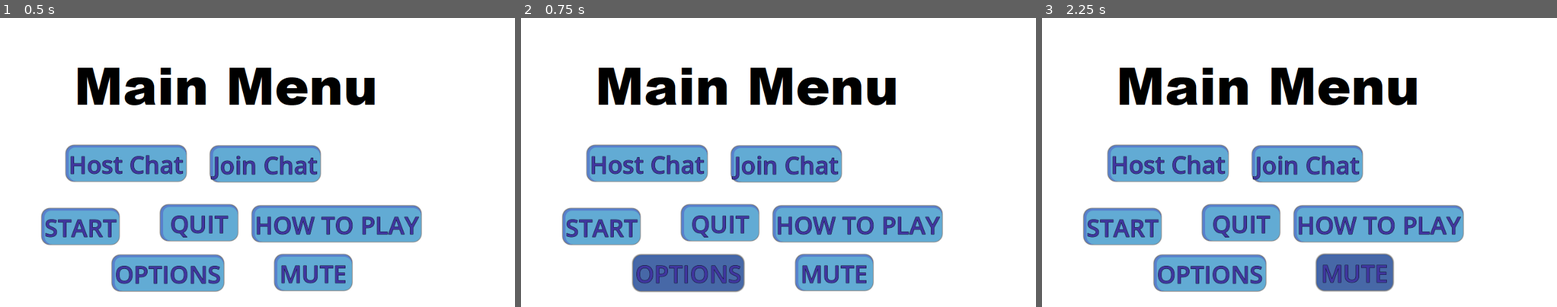
Above: before the commit, frames 1-3 (left to right).
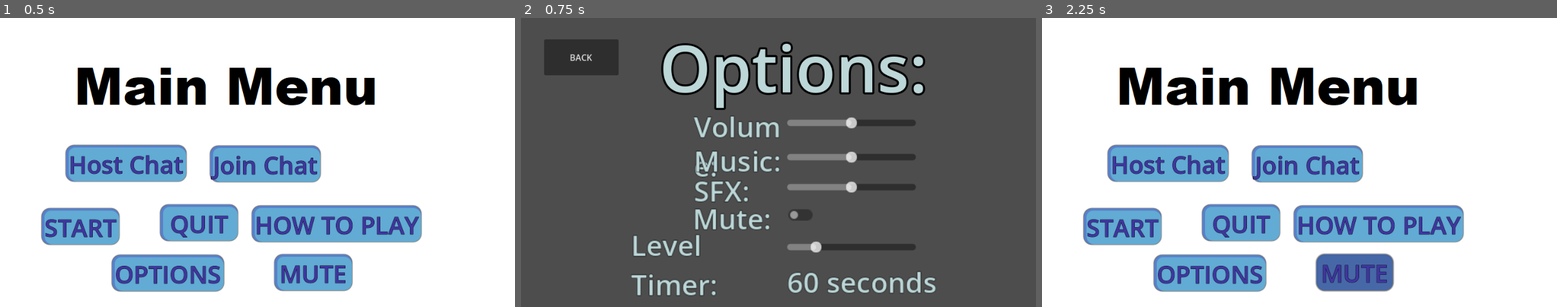
Above: after the commit, the same moments.

Repository: ickmiester/MooseTemplate
Game: Godot game, scene res://scenes/main_menu.tscn
Same seed, same stepped clock (60 frames per second), same inputs: the game is played once before the commit and once after it.
Inputs (mouse positions are in pixels of both pictures, inside the frame that each line leads up to):
- Up to frame 1 (0.5 s): no input
- Up to frame 2 (0.75 s): click "OPTIONS" at 0.5 s
- Up to frame 3 (2.25 s): click (1103, 58) at 1.25 s, where only the run after the commit has a clickable "BACK"; click "MUTE" at 2 s

Frame 1 is identical in both runs. In frame 2, 100% of the frame differs, in the area x 0-100%, y 0-100%; in frame 3, nothing differs.

Commit message:
added basic options screen

Diff:
--- a/scenes/game.tscn
+++ b/scenes/game.tscn
@@ -1,14 +1,14 @@
-[gd_scene load_steps=5 format=3 uid="uid://cg64tss28lfvx"]
+[gd_scene format=3 uid="uid://cg64tss28lfvx"]
 
 [ext_resource type="Script" uid="uid://c7fatcaoii3ms" path="res://scenes/game.gd" id="1_ci6ca"]
 [ext_resource type="PackedScene" uid="uid://k2f2m56ajwsd" path="res://scenes/MooseButton.tscn" id="2_yqjtg"]
 [ext_resource type="PackedScene" uid="uid://bppvwd6a86q8j" path="res://scenes/TopDownRPG/Player.tscn" id="3_lnu2h"]
 [ext_resource type="PackedScene" uid="uid://cnt6eb5ga21b2" path="res://scenes/TopDownRPG/Obstacle.tscn" id="4_lbhrr"]
 
-[node name="Game" type="Node2D"]
+[node name="Game" type="Node2D" unique_id=1417246659]
 script = ExtResource("1_ci6ca")
 
-[node name="WinButton" parent="." instance=ExtResource("2_yqjtg")]
+[node name="WinButton" parent="." unique_id=1098440713 instance=ExtResource("2_yqjtg")]
 offset_left = 145.0
 offset_top = 294.0
 offset_right = 284.0
@@ -17,7 +17,7 @@
 "
 metadata/_edit_use_anchors_ = true
 
-[node name="LoseButton" parent="." instance=ExtResource("2_yqjtg")]
+[node name="LoseButton" parent="." unique_id=504500289 instance=ExtResource("2_yqjtg")]
 offset_left = 353.0
 offset_top = 292.0
 offset_right = 492.0
@@ -25,14 +25,14 @@
 text = "LOSE"
 metadata/_edit_use_anchors_ = true
 
-[node name="CharacterBody2D" parent="." node_paths=PackedStringArray("SpawnLocation") instance=ExtResource("3_lnu2h")]
+[node name="CharacterBody2D" parent="." unique_id=1771965010 node_paths=PackedStringArray("SpawnLocation") instance=ExtResource("3_lnu2h")]
 SpawnLocation = NodePath("../Node2D")
 gameOverScene = ""
 
-[node name="Node2D" type="Node2D" parent="."]
+[node name="Node2D" type="Node2D" parent="." unique_id=1900434335]
 position = Vector2(637, 331)
 
-[node name="Obstacle" parent="." instance=ExtResource("4_lbhrr")]
+[node name="Obstacle" parent="." unique_id=1934048687 instance=ExtResource("4_lbhrr")]
 position = Vector2(805, 131)
 
 [connection signal="pressed" from="WinButton" to="." method="_on_win_button_pressed"]
--- /dev/null
+++ b/scenes/game_options.gd
@@ -0,0 +1,46 @@
+extends Node2D
+
+
+# Called when the node enters the scene tree for the first time.
+func _ready() -> void:
+	$MusicSlider.value = MooseAudio.MusicVolume
+	$VolumeSlider.value = MooseAudio.MasterVolume
+	$SFXSlider.value = MooseAudio.SoundVolume
+	$MuteButton.button_pressed = MooseAudio.GlobalMute
+	$TimeSlider.value = Global.LevelTime;
+	_on_time_slider_value_changed($TimeSlider.value)
+	pass # Replace with function body.
+
+# Called every frame. 'delta' is the elapsed time since the previous frame.
+func _process(delta: float) -> void:
+	pass
+
+
+func _on_back_button_pressed() -> void:
+	Global.LoadScene(Enums.Scenes.MainMenu)
+
+func _on_music_slider_value_changed(value: float) -> void:
+	MooseAudio.MusicVolume = $MusicSlider.value
+	MooseAudio.UpdateVolume()
+	pass # Replace with function body.
+
+func _on_sfx_slider_value_changed(value: float) -> void:
+	MooseAudio.SoundVolume = $SFXSlider.value
+	MooseAudio.UpdateVolume()
+	pass # Replace with function body.
+
+func _on_volume_slider_value_changed(value: float) -> void:
+	MooseAudio.MasterVolume = $VolumeSlider.value
+	MooseAudio.UpdateVolume()
+	pass # Replace with function body.
+
+func _on_mute_button_pressed() -> void:
+	MooseAudio.Mute(!MooseAudio.GlobalMute)
+	$MuteButton.button_pressed = MooseAudio.GlobalMute
+	pass # Replace with function body.
+
+
+func _on_time_slider_value_changed(value: float) -> void:
+	Global.LevelTime = int($TimeSlider.value)
+	$TimeSlider/TimeNumber.text = str(int($TimeSlider.value)) + " seconds"
+	pass # Replace with function body.
--- /dev/null
+++ b/scenes/game_options.tscn
@@ -0,0 +1,185 @@
+[gd_scene format=3 uid="uid://c7dqqnjvsymxo"]
+
+[ext_resource type="Script" uid="uid://cacvkhnh75ygj" path="res://scenes/game_options.gd" id="1_2lhe5"]
+[ext_resource type="PackedScene" uid="uid://k2f2m56ajwsd" path="res://scenes/MooseButton.tscn" id="3_1ow7r"]
+
+[node name="GameOptions" type="Node2D" unique_id=1175619213]
+script = ExtResource("1_2lhe5")
+
+[node name="RichTextLabel" type="RichTextLabel" parent="." unique_id=685644305]
+offset_left = 144.0
+offset_top = 8.0
+offset_right = 872.0
+offset_bottom = 163.0
+theme_override_colors/default_color = Color(0.7411765, 0.84313726, 0.84705883, 1)
+theme_override_colors/font_outline_color = Color(0, 0, 0, 1)
+theme_override_colors/font_shadow_color = Color(0.27022192, 0.27022192, 0.2702219, 0)
+theme_override_constants/shadow_outline_size = 15
+theme_override_constants/outline_size = 15
+theme_override_font_sizes/normal_font_size = 122
+text = "Options:"
+fit_content = true
+horizontal_alignment = 1
+
+[node name="NextButton" parent="." unique_id=1969652404 instance=ExtResource("3_1ow7r")]
+visible = false
+offset_left = 256.0
+offset_top = 704.0
+offset_right = 395.0
+offset_bottom = 771.0
+theme = null
+text = "NEXT"
+
+[node name="BackButton" parent="." unique_id=879970091 instance=ExtResource("3_1ow7r")]
+offset_left = 43.0
+offset_top = 40.0
+offset_right = 182.0
+offset_bottom = 107.0
+theme = null
+text = "BACK"
+
+[node name="VolumeSlider" type="HSlider" parent="." unique_id=121360697]
+offset_left = 496.0
+offset_top = 160.0
+offset_right = 656.0
+offset_bottom = 208.0
+scale = Vector2(1.5, 1.5)
+size_flags_horizontal = 3
+size_flags_vertical = 2
+max_value = 1.0
+step = 0.05
+ticks_on_borders = true
+
+[node name="SliderLabel" type="RichTextLabel" parent="VolumeSlider" unique_id=283770366]
+layout_mode = 0
+offset_left = -116.0
+offset_top = 4.0
+offset_right = 4.0
+offset_bottom = 60.0
+theme_override_colors/default_color = Color(0.7411765, 0.84313726, 0.84705883, 1)
+theme_override_colors/font_outline_color = Color(0, 0, 0, 1)
+theme_override_colors/font_shadow_color = Color(0.27022192, 0.27022192, 0.2702219, 0)
+theme_override_constants/outline_size = 2
+theme_override_font_sizes/normal_font_size = 35
+text = "Volume:"
+fit_content = true
+
+[node name="MusicSlider" type="HSlider" parent="." unique_id=349847820]
+offset_left = 496.0
+offset_top = 224.0
+offset_right = 656.0
+offset_bottom = 272.0
+scale = Vector2(1.5, 1.5)
+size_flags_horizontal = 3
+size_flags_vertical = 2
+max_value = 1.0
+step = 0.05
+ticks_on_borders = true
+
+[node name="SliderLabel" type="RichTextLabel" parent="MusicSlider" unique_id=1853158107]
+layout_mode = 0
+offset_left = -116.0
+offset_top = 4.0
+offset_right = 4.0
+offset_bottom = 60.0
+theme_override_colors/default_color = Color(0.7411765, 0.84313726, 0.84705883, 1)
+theme_override_colors/font_outline_color = Color(0, 0, 0, 1)
+theme_override_colors/font_shadow_color = Color(0.27022192, 0.27022192, 0.2702219, 0)
+theme_override_constants/outline_size = 2
+theme_override_font_sizes/normal_font_size = 35
+text = "Music:"
+fit_content = true
+
+[node name="SFXSlider" type="HSlider" parent="." unique_id=1685695372]
+offset_left = 496.0
+offset_top = 280.0
+offset_right = 656.0
+offset_bottom = 328.0
+scale = Vector2(1.5, 1.5)
+size_flags_horizontal = 3
+size_flags_vertical = 2
+max_value = 1.0
+step = 0.05
+ticks_on_borders = true
+
+[node name="SliderLabel" type="RichTextLabel" parent="SFXSlider" unique_id=401023382]
+layout_mode = 0
+offset_left = -116.0
+offset_top = 4.0
+offset_right = 4.0
+offset_bottom = 60.0
+theme_override_colors/default_color = Color(0.7411765, 0.84313726, 0.84705883, 1)
+theme_override_colors/font_outline_color = Color(0, 0, 0, 1)
+theme_override_colors/font_shadow_color = Color(0.27022192, 0.27022192, 0.2702219, 0)
+theme_override_constants/outline_size = 2
+theme_override_font_sizes/normal_font_size = 35
+text = "SFX:"
+fit_content = true
+
+[node name="MuteButton" type="CheckButton" parent="." unique_id=1981695166]
+offset_left = 488.0
+offset_top = 344.0
+offset_right = 532.0
+offset_bottom = 376.0
+scale = Vector2(1.5, 1.5)
+
+[node name="ButtonLabel" type="RichTextLabel" parent="MuteButton" unique_id=1715718752]
+layout_mode = 0
+offset_left = -112.0
+offset_top = -4.0
+offset_right = 8.0
+offset_bottom = 52.0
+theme_override_colors/default_color = Color(0.7411765, 0.84313726, 0.84705883, 1)
+theme_override_colors/font_outline_color = Color(0, 0, 0, 1)
+theme_override_colors/font_shadow_color = Color(0.27022192, 0.27022192, 0.2702219, 0)
+theme_override_constants/outline_size = 2
+theme_override_font_sizes/normal_font_size = 35
+text = "Mute:"
+fit_content = true
+
+[node name="TimeSlider" type="HSlider" parent="." unique_id=815061956]
+offset_left = 496.0
+offset_top = 392.0
+offset_right = 656.0
+offset_bottom = 440.0
+scale = Vector2(1.5, 1.5)
+size_flags_horizontal = 3
+size_flags_vertical = 2
+min_value = 30.0
+max_value = 180.0
+step = 15.0
+value = 60.0
+ticks_on_borders = true
+
+[node name="SliderLabel" type="RichTextLabel" parent="TimeSlider" unique_id=631783896]
+layout_mode = 0
+offset_left = -194.0
+offset_top = -2.666667
+offset_right = 2.0
+offset_bottom = 95.333336
+theme_override_colors/default_color = Color(0.7411765, 0.84313726, 0.84705883, 1)
+theme_override_colors/font_outline_color = Color(0, 0, 0, 1)
+theme_override_colors/font_shadow_color = Color(0.27022192, 0.27022192, 0.2702219, 0)
+theme_override_constants/outline_size = 2
+theme_override_font_sizes/normal_font_size = 35
+text = "Level Timer:"
+fit_content = true
+
+[node name="TimeNumber" type="RichTextLabel" parent="TimeSlider" unique_id=1508842208]
+layout_mode = 0
+offset_top = 42.666668
+offset_right = 304.0
+offset_bottom = 83.66667
+theme_override_colors/default_color = Color(0.7411765, 0.84313726, 0.84705883, 1)
+theme_override_colors/font_outline_color = Color(0, 0, 0, 1)
+theme_override_colors/font_shadow_color = Color(0.27022192, 0.27022192, 0.2702219, 0)
+theme_override_constants/outline_size = 2
+theme_override_font_sizes/normal_font_size = 35
+fit_content = true
+
+[connection signal="pressed" from="BackButton" to="." method="_on_back_button_pressed"]
+[connection signal="value_changed" from="VolumeSlider" to="." method="_on_volume_slider_value_changed"]
+[connection signal="value_changed" from="MusicSlider" to="." method="_on_music_slider_value_changed"]
+[connection signal="value_changed" from="SFXSlider" to="." method="_on_sfx_slider_value_changed"]
+[connection signal="pressed" from="MuteButton" to="." method="_on_mute_button_pressed"]
+[connection signal="value_changed" from="TimeSlider" to="." method="_on_time_slider_value_changed"]
--- a/scenes/main_menu.gd
+++ b/scenes/main_menu.gd
@@ -25,6 +25,7 @@
 	Global.LoadScene(Enums.Scenes.Info)
 
 func _on_options_button_pressed() -> void:
+	Global.LoadScene(Enums.Scenes.Options)
 	pass # Replace with function body.
 
 func _on_mute_pressed() -> void:
--- a/scripts/AutoLoad/Enums.gd
+++ b/scripts/AutoLoad/Enums.gd
@@ -1,3 +1,3 @@
 extends Node
 
-enum Scenes{Refs, Info, MainMenu, GameOver, Game, Chat}
+enum Scenes{Refs, Info, MainMenu, GameOver, Game, Chat, Options}
--- a/scripts/AutoLoad/Global.gd
+++ b/scripts/AutoLoad/Global.gd
@@ -4,6 +4,8 @@
 var HostIP:String = ""
 var HostPort:String = ""
 var ReadyQuit:bool = false
+#the time set for the level in the options screen
+var LevelTime:float = 60.0
 
 var Random = RandomNumberGenerator.new()
 
--- a/scripts/AutoLoad/MooseAudio.gd
+++ b/scripts/AutoLoad/MooseAudio.gd
@@ -44,3 +44,9 @@
 	MusicPlayer.stream = sound
 	MusicPlayer.volume_linear = MasterVolume * MusicVolume * MuteMultiple
 	MusicPlayer.play()
+
+
+func UpdateVolume() -> void:
+	MusicPlayer.volume_linear = MasterVolume * MusicVolume * MuteMultiple
+	for player in SFXPlayers:
+		player.volume_linear = MasterVolume * SoundVolume * MuteMultiple
--- a/scripts/AutoLoad/Refs.gd
+++ b/scripts/AutoLoad/Refs.gd
@@ -5,6 +5,7 @@
 @export_file("*.tscn") var chatScene: String
 @export_file("*.tscn") var infoScene: String
 @export_file("*.tscn") var gameOverScene: String
+@export_file("*.tscn") var optionsScene: String
 
 func _ready() -> void:
 	print("Refs got Readied!")
@@ -22,4 +23,6 @@
 		return mainMenuScene;
 	if(sceneName == Enums.Scenes.Chat):
 		return chatScene;
+	if(sceneName == Enums.Scenes.Options):
+		return optionsScene;
 	return mainMenuScene;
--- a/scripts/AutoLoad/Refs.tscn
+++ b/scripts/AutoLoad/Refs.tscn
@@ -1,8 +1,8 @@
-[gd_scene load_steps=2 format=3 uid="uid://cfl2w5okk4prt"]
+[gd_scene format=3 uid="uid://cfl2w5okk4prt"]
 
 [ext_resource type="Script" uid="uid://c8lasiratwihy" path="res://scripts/AutoLoad/Refs.gd" id="1_ctwdn"]
 
-[node name="Refs" type="Node2D"]
+[node name="Refs" type="Node2D" unique_id=406792476]
 script = ExtResource("1_ctwdn")
 refsScene = "uid://cfl2w5okk4prt"
 mainMenuScene = "uid://cult5pickc1hw"
@@ -10,3 +10,4 @@
 chatScene = "uid://bgdpmnyoeiob2"
 infoScene = "uid://bn01my0anig87"
 gameOverScene = "uid://c8vbugfvukqgs"
+optionsScene = "uid://c7dqqnjvsymxo"
Not shown, added: scenes/game_options.gd.uid
Not shown: 1 places in themes/MooseButtonTheme.tres that only renumber resources
